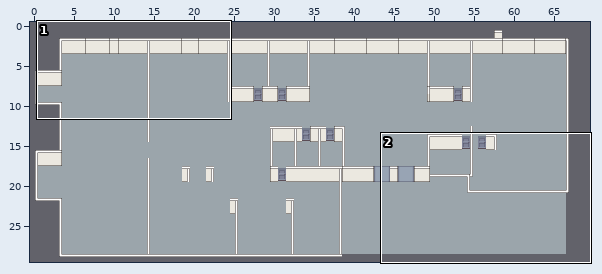
One commit to this Tiled map: maps/office_floor_14/floor_14.tmx. Above, an overview of the earlier version with the close-up marked.
Close-up. The starting point:
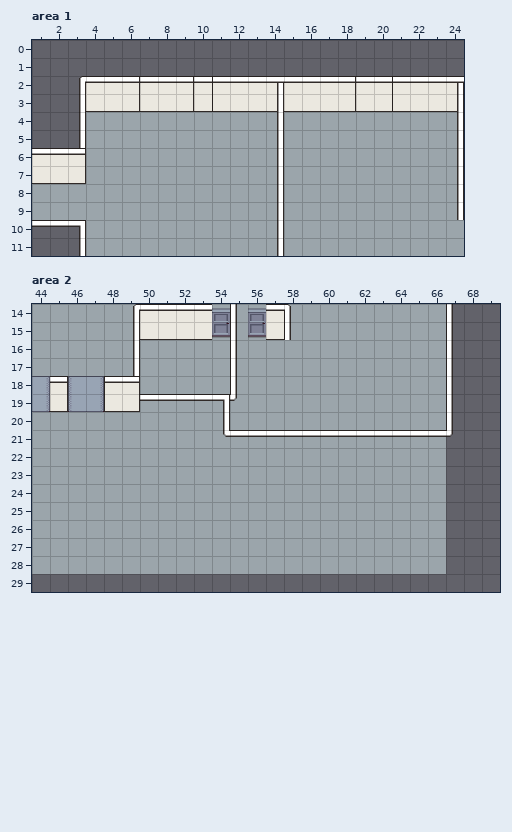
Cells are 32x32 px. Shown: area 1 x 1..24, y 0..11; area 2 x 44..69, y 14..29. The commit also changed other parts of the map, which this record leaves out.
After:
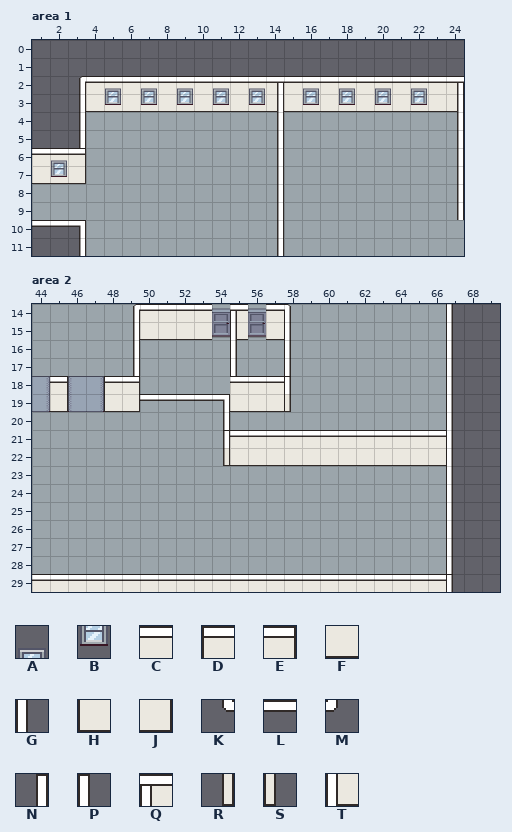
Key: from "office_32px": A 358, B 374; from "walls": C 2, D 40, E 42, F 50, G 52, H 56, J 58, K 81, L 82, M 84, N 128, P 131, Q 134, R 160, S 195, T 214.
_ is an empty cell.
Tiles of an added or newly shown layer are drawn over the layers below it.
Edits made:
Layer "Ventanas-Paredes-Puertas", area 1:
The edit turns tile D into tile C in row 2 at x 11 and 21.
The edit turns tile E into tile C in row 2 at x 6, 9 and 18.
The edit turns tile H into tile F in row 3 at x 11 and 21.
The edit turns tile J into tile F in row 3 at x 6, 9 and 18.
Layer "Adornos-no-solidos" (added), area 1:
There is now tile A in row 2 at x 5, 7, 9, 11, 13, 16, 18, 20 and 22; in row 6 at x 2.
There is now tile B in row 3 at x 5, 7, 9, 11, 13, 16, 18, 20 and 22; in row 7 at x 2.
Layer "Ventanas-Paredes-Puertas", area 2:
The edit turns tile G into tile C in row 18 at x 55.
The edit turns tile L into tile C in row 21 at x 55 to 66.
There is now tile C in row 18 at x 56 to 57; in row 29 at x 44 to 66.
The edit turns tile M into tile F in row 19 at x 55.
There is now tile F in row 19 at x 56 to 57; in row 22 at x 55 to 66.
The edit turns tile M into tile G in row 21 at x 67.
There is now tile G in rows 16 to 17 at x 58; in rows 22 to 28 at x 67.
The edit turns tile K into tile N in row 21 at x 54.
There is now tile P in row 18 at x 58; in row 29 at x 67.
The edit turns tile G into tile Q in row 14 at x 55.
There is now tile R in row 22 at x 54.
There is now tile S in row 19 at x 58.
The edit turns tile G into tile T in row 15 at x 55.
